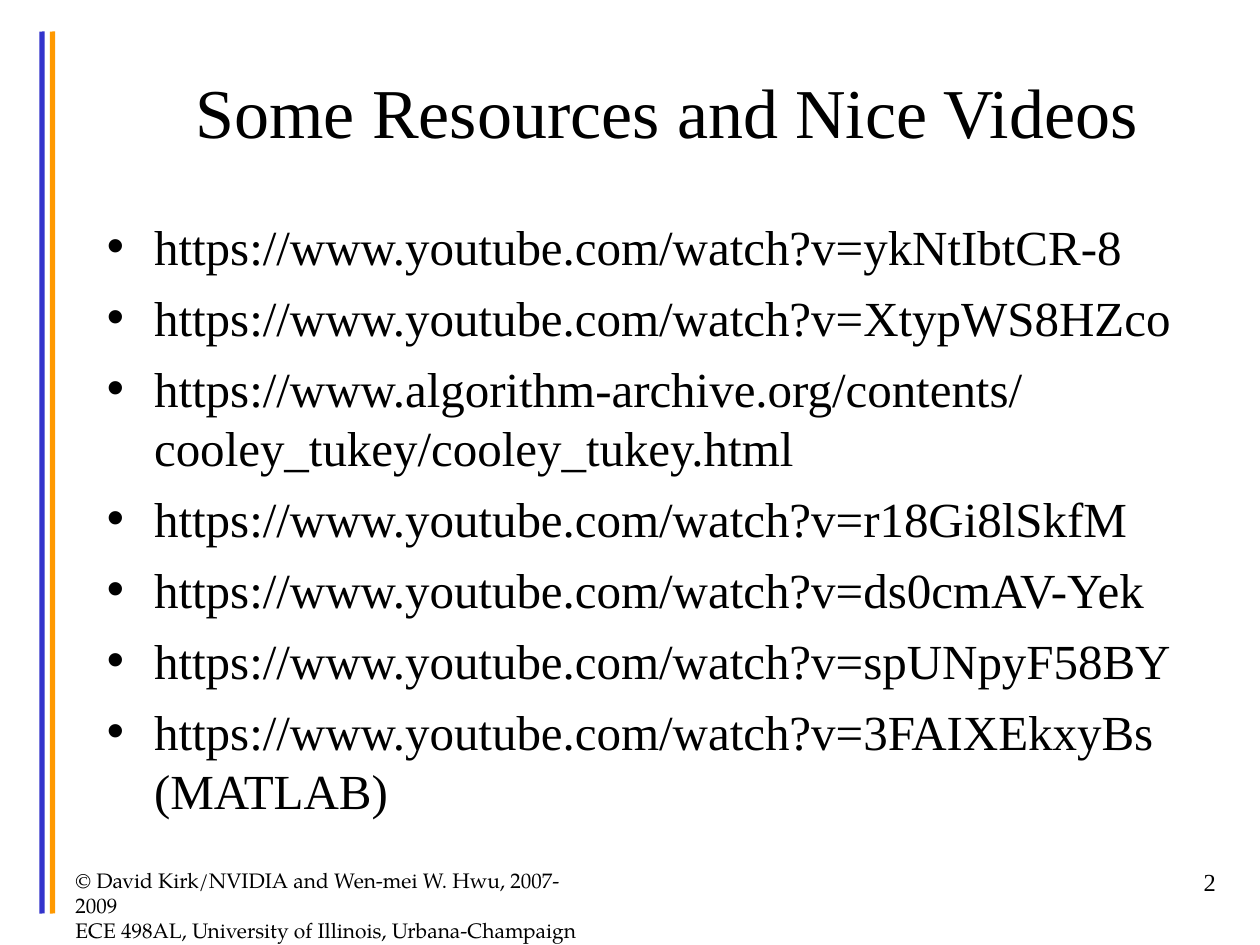
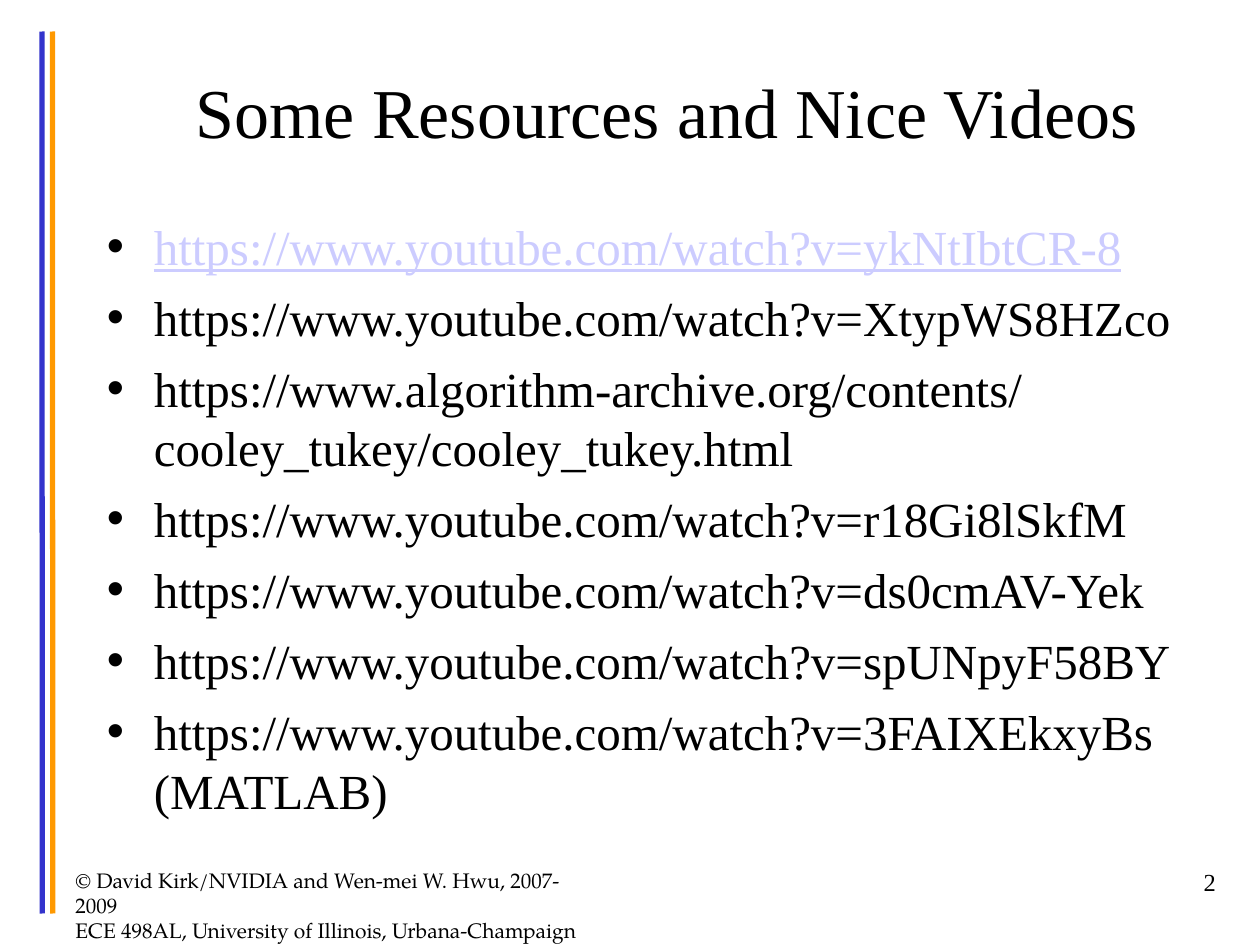
Before and after one commit to jonhogan/4563_parallel, a slide deck: slide 2 of lectures/Lecture 19 FFT.ppt. Drawn at 1260x945 pixels with LibreOffice and Linux fonts; fonts in the diff are those of the drawing. Boxes give left, top, right and bottom in pixels: in the first picture for what was removed or moved away, otherwise in the second. Text is boxed around its words. In the diff, an @@ line names an element or a change of style, - is before the commit and + after.

```diff
--- a/lectures/Lecture 19 FFT.ppt
+++ b/lectures/Lecture 19 FFT.ppt
@@ text "https://www.youtube.com/watch?v=ykNtIbtCR-8" at (154,231,1170,819): text colour #000000 to #CCCCFF, underline on in "https://www.youtube.com/watch?v=ykNtIbtCR-8"; indent changed @@
```
Also in this commit, not shown: 5 other slides changed, 2 other files.
